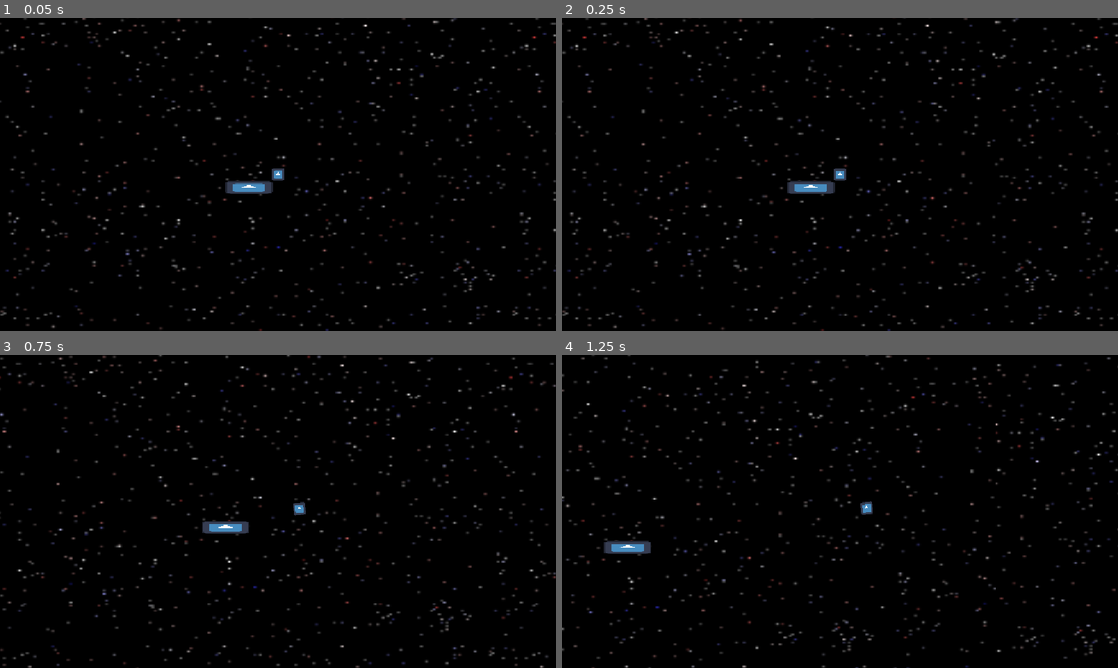
Above: before the commit, frames 1-4 (two rows, left to right).
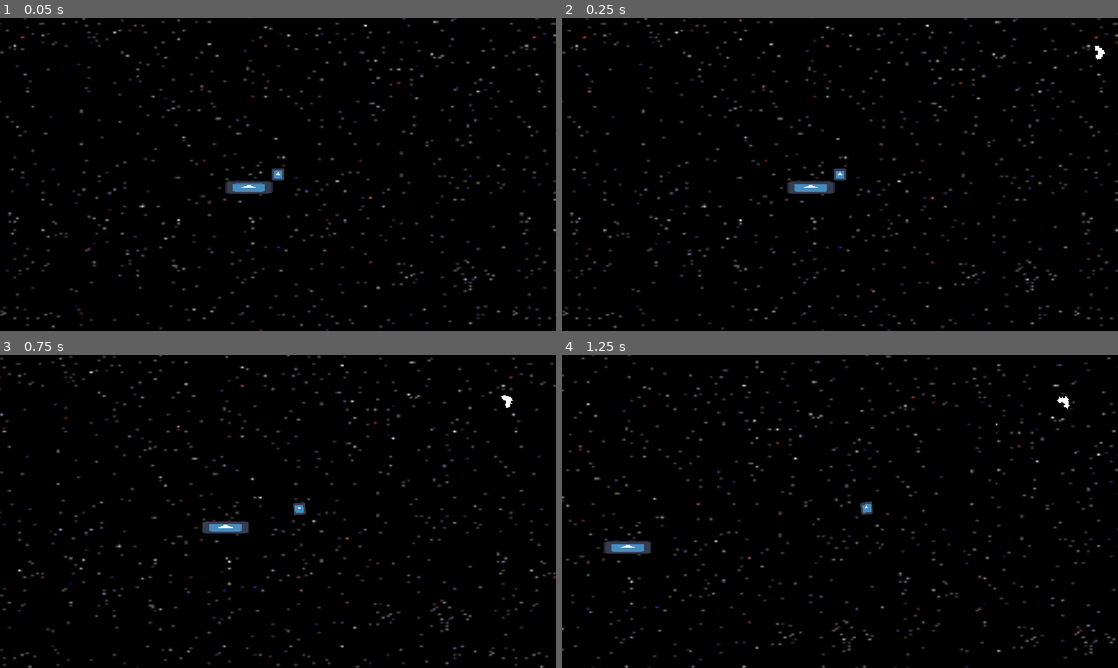
Above: after the commit, the same moments.

Repository: TheBullfrogEngineer/Bounceback2026
Game: Godot game, scene res://TestLevel.tscn
The game is run twice, just before and just after one commit, with the same random seed, the same clock (stepped at 60 frames per second) and the same inputs. The engine's default icon, where the game draws it, is replaced by a stand-in: a white triangle on a blue panel in a dark square.
Inputs (mouse positions are in pixels of both pictures, inside the frame that each line leads up to):
- Up to frame 1 (0.05 s): no input
- Up to frame 2 (0.25 s): no input
- Up to frame 3 (0.75 s): move the mouse to (400, 495) at 0.52 s; click (400, 495) at 0.6 s
- Up to frame 4 (1.25 s): no input

Frame 1 is identical in both runs. In frame 2, less than 0.1% of the frame differs, in the area x 95-98%, y 8-14%; in frame 3, less than 0.1%; in frame 4, less than 0.1%, in the area x 89-92%, y 12-18%.

Commit message:
Added waypoint

Diff:
--- a/cosmic-rebound/TestLevel.tscn
+++ b/cosmic-rebound/TestLevel.tscn
@@ -3,6 +3,7 @@
 [ext_resource type="Texture2D" uid="uid://dijwtrykowxcx" path="res://icon.svg" id="1_1kog2"]
 [ext_resource type="Texture2D" uid="uid://bcu2mt4f3st1b" path="res://Space.png" id="1_2xot7"]
 [ext_resource type="PackedScene" uid="uid://byaxmc1cpcxu8" path="res://comet.tscn" id="1_y1jsw"]
+[ext_resource type="PackedScene" uid="uid://d263dfso6pxwe" path="res://waypoint_marker.tscn" id="4_waekl"]
 
 [sub_resource type="PhysicsMaterial" id="PhysicsMaterial_ggs6p"]
 
@@ -59,3 +60,10 @@
 [node name="CollisionShape2D3" type="CollisionShape2D" parent="StaticBody2D2" unique_id=928378266]
 position = Vector2(37062, -10487)
 shape = SubResource("RectangleShape2D_rddtw")
+
+[node name="Planet" type="Sprite2D" parent="." unique_id=740316866]
+position = Vector2(5319, -2241)
+texture = ExtResource("1_1kog2")
+
+[node name="WaypointMarker" parent="Planet" unique_id=657557681 instance=ExtResource("4_waekl")]
+screen_margin = 93.64
--- a/cosmic-rebound/waypoint_marker.gd
+++ b/cosmic-rebound/waypoint_marker.gd
@@ -1,11 +1,40 @@
 extends Sprite2D
 
+@export var on_screen_offset: Vector2 = Vector2(0.5, -5.0)
+@export var screen_margin: float = 4.0
+@export var smoothing_speed: float = 8.0
 
-# Called when the node enters the scene tree for the first time.
-func _ready() -> void:
-	pass # Replace with function body.
+var camera_node: Camera2D
 
+func _ready():
+	camera_node = get_viewport().get_camera_2d()
 
-# Called every frame. 'delta' is the elapsed time since the previous frame.
 func _process(delta: float) -> void:
-	pass
+	if not camera_node:
+		camera_node = get_viewport().get_camera_2d()
+		return
+
+	var target_global_position: Vector2 = get_parent().global_position
+	var viewport_dimensions: Vector2 = get_viewport().get_visible_rect().size
+	var screen_coordinates: Vector2 = (target_global_position - camera_node.global_position) * camera_node.zoom + viewport_dimensions * 0.5
+	var screen_inset_rectangle: Rect2 = Rect2(Vector2.ZERO, viewport_dimensions).grow(-screen_margin)
+
+	var target_display_position: Vector2
+	var target_display_rotation: float
+
+	if screen_inset_rectangle.has_point(screen_coordinates):
+		target_display_position = target_global_position + on_screen_offset
+		target_display_rotation = 0.0
+
+	else:
+		var clamped_x = clamp(screen_coordinates.x, screen_margin, viewport_dimensions.x - screen_margin)
+		var clamped_y = clamp(screen_coordinates.y, screen_margin, viewport_dimensions.y - screen_margin)
+		var clamped_screen_coords: Vector2 = Vector2(clamped_x, clamped_y)
+
+		target_display_position = camera_node.global_position + (clamped_screen_coords - viewport_dimensions * 0.5) / camera_node.zoom
+
+		var vector_to_target: Vector2 = target_global_position - target_display_position
+		target_display_rotation = vector_to_target.angle() - PI * 0.5
+
+	global_position = lerp(global_position, target_display_position, delta * smoothing_speed)
+	rotation = lerp(rotation, target_display_rotation, delta * smoothing_speed)
--- a/cosmic-rebound/waypoint_marker.tscn
+++ b/cosmic-rebound/waypoint_marker.tscn
@@ -1,9 +1,12 @@
 [gd_scene format=3 uid="uid://d263dfso6pxwe"]
 
 [ext_resource type="Texture2D" uid="uid://brfqugakh4i3x" path="res://art/art/art_atlas.png" id="1_ppeer"]
+[ext_resource type="Script" uid="uid://dks4n3lxqnquy" path="res://waypoint_marker.gd" id="2_0k0rx"]
 
 [node name="WaypointMarker" type="Sprite2D" unique_id=657557681]
 z_index = 71
 texture_filter = 1
+scale = Vector2(22.855, 22.855)
 texture = ExtResource("1_ppeer")
 hframes = 5
+script = ExtResource("2_0k0rx")
